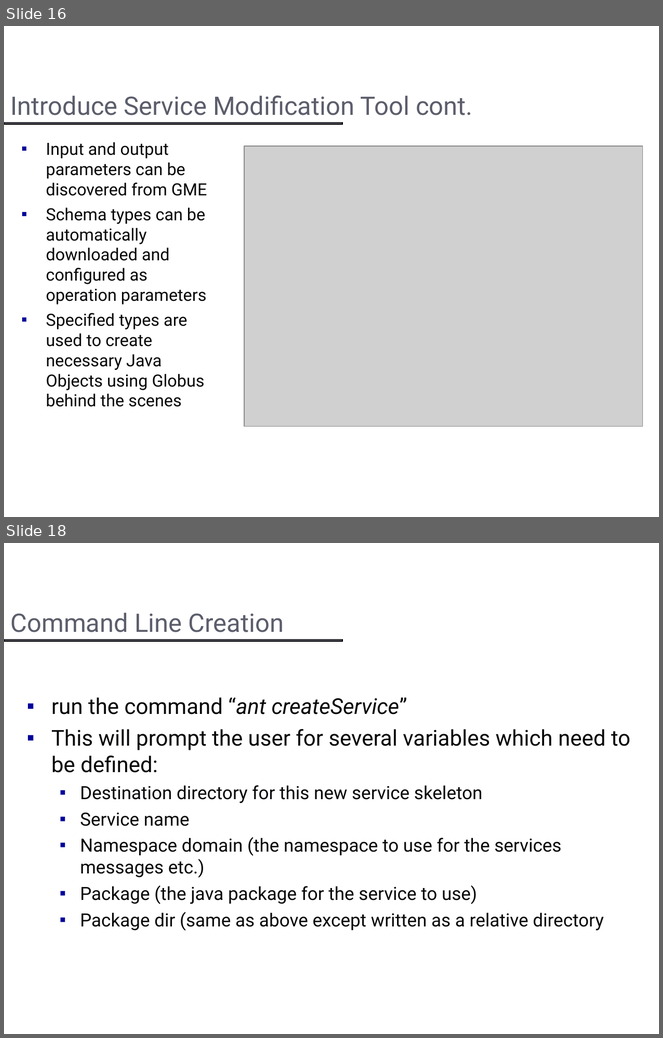
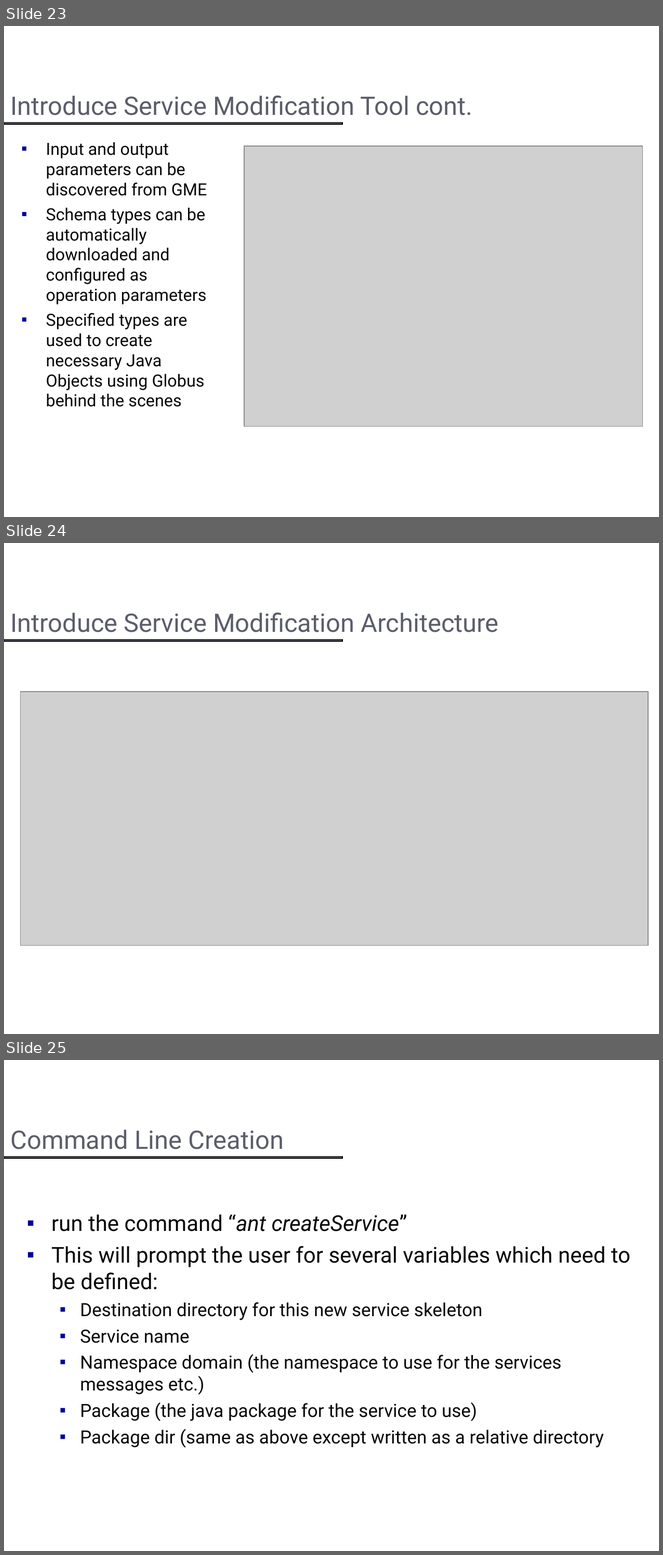
Before and after one commit to NCIP/cagrid-docs, a slide deck: presentations/introduce/Introduce.ppt. Shown one above the other, each under a label of ours: slides 16 and 18 before the commit, slides 23, 24 and 25 after it; the slides between them are not shown. The pictures are 663x1038 and 663x1555 pixels, drawn with LibreOffice and Linux fonts; fonts in the diff are those of the drawing; grey boxes stand for pictures; background and template pictures are left out. Boxes give left, top, right and bottom in pixels: in the first picture for what was removed or moved away, otherwise in the second. Text is boxed around its words. In the diff, an @@ line names an element or a change of style, - is before the commit and + after.

```diff
--- a/presentations/introduce/Introduce.ppt
+++ b/presentations/introduce/Introduce.ppt
@@ slide 24 added at [4, 543, 659, 1034], background #FFFFFF; not listed: 1 template element that a slide beside it also shows @@
@@ title added at [10, 613, 499, 632], 28 pt, text #5B5D6B @@
+Introduce Service Modification Architecture
@@ picture added at [21, 692, 648, 945] @@
@@ what was slide 16 is now slide 23 @@
@@ what was slide 18 is now slide 25 @@
```
Also in this commit, not shown: 6 slides changed, 8 other slides added, 2 slides removed, 9 other files.
